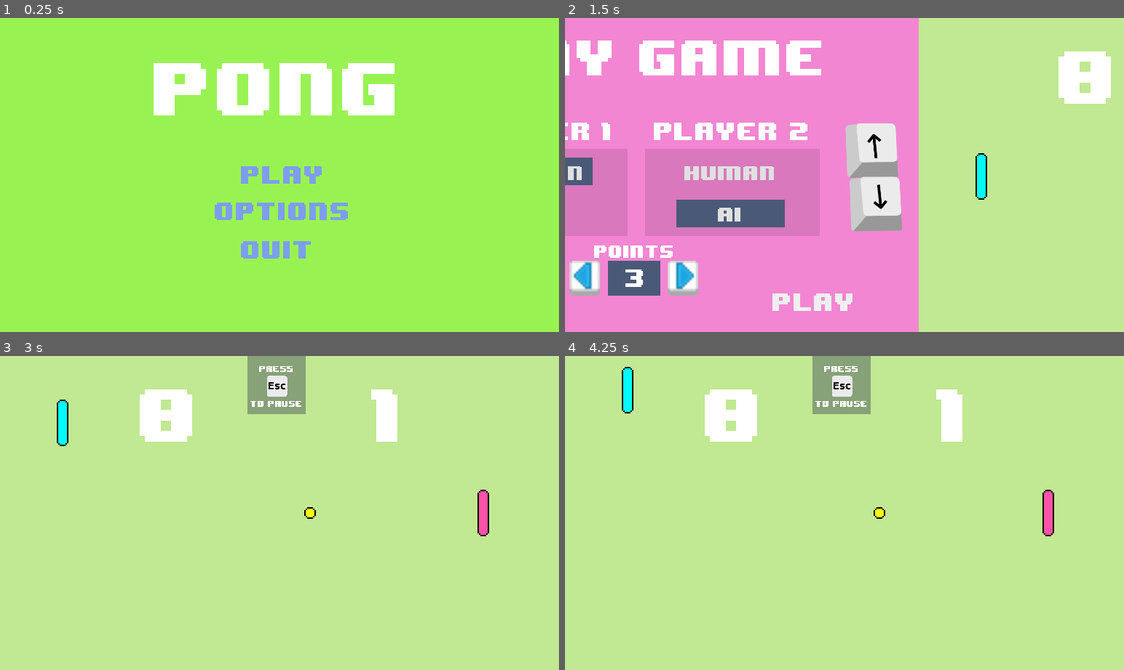
Above: before the commit, frames 1-4 (two rows, left to right).
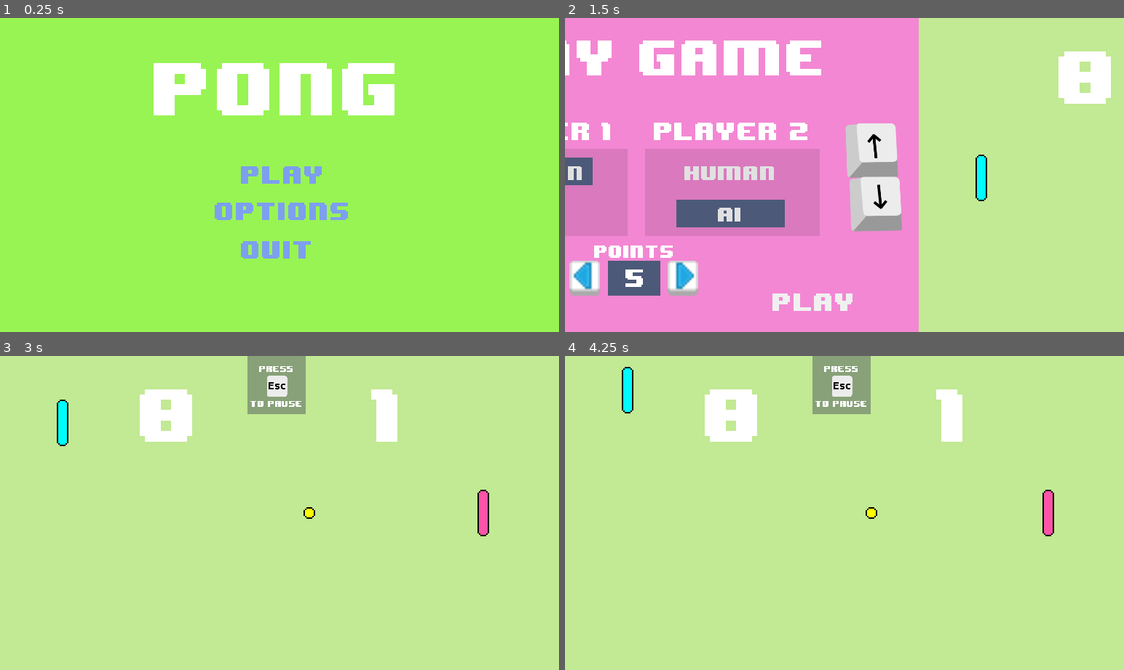
Above: after the commit, the same moments.

Repository: paolobb4/YAPC
Game: Godot game, scene res://scn/Menu.tscn
Same seed, same stepped clock (60 frames per second), same inputs: the game is played once before the commit and once after it.
Inputs:
- Up to frame 1 (0.25 s): no input
- Up to frame 2 (1.5 s): click "play" at 0.5 s; click "play" at 1.25 s
- Up to frame 3 (3 s): tap Enter at 2, 2.75 s; hold W (p1_up) 2.03-2.78 s; hold Down (p2_down) 2.03-2.78 s; hold S (p1_down) from 2.78 s (still down); tap Up (p2_up) at 2.85 s
- Up to frame 4 (4.25 s): tap Enter at 3.5 s; release S (p1_down) at 3.53 s; hold W (p1_up) from 3.53 s (still down); hold Down (p2_down) from 3.53 s (still down)

The runs differ from the first frame. In frame 2, less than 0.1% of the frame differs, in the area x 10-76%, y 43-84%; in frame 3, less than 0.1%; in frame 4, 0.1%, in the area x 53-58%, y 48-52%.

Commit message:
Polish Win Panel, add rand to palette position reset, set default volume lower, set default points to 5

Diff:
--- a/project.godot
+++ b/project.godot
@@ -36,7 +36,12 @@
 p2_down=[ Object(InputEventKey,"resource_local_to_scene":false,"resource_name":"","device":0,"alt":false,"shift":false,"control":false,"meta":false,"command":false,"pressed":false,"scancode":16777234,"unicode":0,"echo":false,"script":null)
  ]
 
+[physics]
+
+common/physics_fps=360
+
 [rendering]
 
+quality/intended_usage/framebuffer_allocation=0
 quality/filters/use_nearest_mipmap_filter=true
 environment/default_environment="res://default_env.tres"
--- a/scn/Ball.tscn
+++ b/scn/Ball.tscn
@@ -2,7 +2,7 @@
 
 [ext_resource path="res://scn/ball.gd" type="Script" id=1]
 [ext_resource path="res://assets/sfx_menu_move4.wav" type="AudioStream" id=2]
-[ext_resource path="res://assets/sfx_sounds_damage3.wav" type="AudioStream" id=3]
+[ext_resource path="res://assets/sfx_sound_neutral11.wav" type="AudioStream" id=3]
 [ext_resource path="res://assets/ball.png" type="Texture" id=4]
 
 [sub_resource type="RectangleShape2D" id=1]
--- a/scn/Game.tscn
+++ b/scn/Game.tscn
@@ -1,8 +1,8 @@
 [gd_scene load_steps=9 format=2]
 
 [ext_resource path="res://scn/game.gd" type="Script" id=1]
-[ext_resource path="res://assets/Pause Sounds/sfx_sounds_pause2_in.wav" type="AudioStream" id=2]
-[ext_resource path="res://assets/Pause Sounds/sfx_sounds_pause2_out.wav" type="AudioStream" id=3]
+[ext_resource path="res://assets/sfx_sounds_pause2_in.wav" type="AudioStream" id=2]
+[ext_resource path="res://assets/sfx_sounds_pause2_out.wav" type="AudioStream" id=3]
 [ext_resource path="res://assets/8-BIT WONDER.TTF" type="DynamicFontData" id=4]
 [ext_resource path="res://scn/Ball.tscn" type="PackedScene" id=5]
 [ext_resource path="res://scn/Palette.tscn" type="PackedScene" id=6]
@@ -43,7 +43,7 @@
 font_data = ExtResource( 4 )
 _sections_unfolded = [ "Font", "Font/fallback", "Settings" ]
 
-[node name="Game" type="Node2D"]
+[node name="Game" type="Node2D" index="0"]
 
 script = ExtResource( 1 )
 _sections_unfolded = [ "Pause", "Transform" ]
@@ -147,6 +147,7 @@
 [node name="Player_1" parent="." index="5" instance=ExtResource( 6 )]
 
 position = Vector2( 43, 109 )
+ai_sight = 2
 ai_miss_chance = 40
 ai_hold = 0.35
 
@@ -155,6 +156,7 @@
 position = Vector2( 332, 108 )
 _sections_unfolded = [ "Transform" ]
 ai = true
+ai_sight = 2
 ai_miss_chance = 30
 ai_hold = 0.4
 
--- a/scn/Menu.tscn
+++ b/scn/Menu.tscn
@@ -449,7 +449,35 @@
 anti_aliasing = true
 anti_aliasing_size = 1
 
-[node name="Menu" type="Node2D" index="0"]
+[sub_resource type="StyleBoxFlat" id=20]
+
+content_margin_left = -1.0
+content_margin_right = -1.0
+content_margin_top = -1.0
+content_margin_bottom = -1.0
+bg_color = Color( 0.370392, 0.894531, 0.877624, 1 )
+draw_center = true
+border_width_left = 0
+border_width_top = 0
+border_width_right = 0
+border_width_bottom = 0
+border_color = Color( 0.8, 0.8, 0.8, 1 )
+border_blend = false
+corner_radius_top_left = 0
+corner_radius_top_right = 0
+corner_radius_bottom_right = 0
+corner_radius_bottom_left = 0
+corner_detail = 8
+expand_margin_left = 0.0
+expand_margin_right = 0.0
+expand_margin_top = 0.0
+expand_margin_bottom = 0.0
+shadow_color = Color( 0, 0, 0, 0.6 )
+shadow_size = 0
+anti_aliasing = true
+anti_aliasing_size = 1
+
+[node name="Menu" type="Node2D"]
 
 pause_mode = 2
 script = ExtResource( 1 )
@@ -734,7 +762,7 @@
 max_value = 0.0
 step = 10.0
 page = 0.0
-value = 0.0
+value = -20.0
 exp_edit = false
 rounded = false
 editable = true
@@ -796,6 +824,7 @@
 [node name="Play Game" type="Panel" parent="." index="4"]
 
 pause_mode = 2
+editor/display_folded = true
 anchor_left = 0.0
 anchor_top = 0.0
 anchor_right = 0.0
@@ -1137,6 +1166,7 @@
 
 [node name="points" type="Panel" parent="Play Game" index="3"]
 
+editor/display_folded = true
 anchor_left = 0.0
 anchor_top = 0.0
 anchor_right = 0.0
@@ -1194,8 +1224,8 @@
 mouse_default_cursor_shape = 0
 size_flags_horizontal = 1
 size_flags_vertical = 4
-custom_fonts/font = SubResource( 19 )
-text = "3"
+custom_fonts/font = SubResource( 17 )
+text = "5"
 align = 1
 valign = 1
 percent_visible = 1.0
@@ -1475,6 +1505,7 @@
 
 [node name="Win Panel" type="Panel" parent="." index="8"]
 
+editor/display_folded = true
 anchor_left = 0.0
 anchor_top = 0.0
 anchor_right = 0.0
@@ -1489,7 +1520,8 @@
 mouse_default_cursor_shape = 0
 size_flags_horizontal = 1
 size_flags_vertical = 1
-_sections_unfolded = [ "Visibility" ]
+custom_styles/panel = SubResource( 20 )
+_sections_unfolded = [ "custom_styles" ]
 
 [node name="player" type="Label" parent="Win Panel" index="0"]
 
@@ -1497,17 +1529,18 @@
 anchor_top = 0.0
 anchor_right = 0.0
 anchor_bottom = 0.0
-margin_left = 56.0
-margin_top = 23.0
-margin_right = 128.0
-margin_bottom = 37.0
+margin_left = 47.0
+margin_top = 22.0
+margin_right = 119.0
+margin_bottom = 36.0
+rect_scale = Vector2( 1.2, 1.2 )
 rect_pivot_offset = Vector2( 0, 0 )
 rect_clip_content = false
 mouse_filter = 2
 mouse_default_cursor_shape = 0
 size_flags_horizontal = 1
 size_flags_vertical = 4
-custom_fonts/font = SubResource( 19 )
+custom_fonts/font = SubResource( 17 )
 text = "Player"
 percent_visible = 1.0
 lines_skipped = 0
@@ -1520,17 +1553,18 @@
 anchor_top = 0.0
 anchor_right = 0.0
 anchor_bottom = 0.0
-margin_left = 142.0
-margin_top = 23.0
-margin_right = 154.0
-margin_bottom = 37.0
+margin_left = 146.0
+margin_top = 22.0
+margin_right = 158.0
+margin_bottom = 36.0
+rect_scale = Vector2( 1.2, 1.2 )
 rect_pivot_offset = Vector2( 0, 0 )
 rect_clip_content = false
 mouse_filter = 2
 mouse_default_cursor_shape = 0
 size_flags_horizontal = 1
 size_flags_vertical = 4
-custom_fonts/font = SubResource( 19 )
+custom_fonts/font = SubResource( 17 )
 text = "1"
 percent_visible = 1.0
 lines_skipped = 0
@@ -1543,17 +1577,18 @@
 anchor_top = 0.0
 anchor_right = 0.0
 anchor_bottom = 0.0
-margin_left = 77.0
-margin_top = 45.0
-margin_right = 125.0
-margin_bottom = 59.0
+margin_left = 73.0
+margin_top = 43.0
+margin_right = 121.0
+margin_bottom = 57.0
+rect_scale = Vector2( 1.2, 1.2 )
 rect_pivot_offset = Vector2( 0, 0 )
 rect_clip_content = false
 mouse_filter = 2
 mouse_default_cursor_shape = 0
 size_flags_horizontal = 1
 size_flags_vertical = 4
-custom_fonts/font = SubResource( 19 )
+custom_fonts/font = SubResource( 17 )
 text = "wins"
 percent_visible = 1.0
 lines_skipped = 0
@@ -1624,32 +1659,32 @@
 
 [connection signal="pressed" from="Main menu/options menu Button" to="AnimationPlayer" method="play" binds= [ "main2opts" ]]
 
+[connection signal="pressed" from="Main menu/quit Button" to="." method="_on_quit_Button_pressed"]
+
 [connection signal="pressed" from="Main menu/quit Button" to="Audio/menu button" method="play"]
 
-[connection signal="pressed" from="Main menu/quit Button" to="." method="_on_quit_Button_pressed"]
+[connection signal="pressed" from="Options menu/fullscreen" to="." method="_on_full_screen_pressed"]
 
 [connection signal="pressed" from="Options menu/fullscreen" to="Audio/menu button" method="play"]
 
-[connection signal="pressed" from="Options menu/fullscreen" to="." method="_on_full_screen_pressed"]
-
 [connection signal="value_changed" from="Options menu/volume" to="." method="_on_volume_changed"]
 
 [connection signal="pressed" from="Options menu/back Button" to="Audio/menu button" method="play"]
 
 [connection signal="pressed" from="Options menu/back Button" to="AnimationPlayer" method="play" binds= [ "opts2main" ]]
 
+[connection signal="pressed" from="Play Game/p1 Panel/human" to="Game" method="set_p1_ai" binds= [ false ]]
+
+[connection signal="pressed" from="Play Game/p1 Panel/human" to="Play Game/p1 Panel/h_panel" method="show"]
+
 [connection signal="pressed" from="Play Game/p1 Panel/human" to="Play Game/p1 Panel/a_panel" method="hide"]
 
-[connection signal="pressed" from="Play Game/p1 Panel/human" to="Game" method="set_p1_ai" binds= [ false ]]
-
-[connection signal="pressed" from="Play Game/p1 Panel/human" to="Play Game/p1 Panel/h_panel" method="show"]
+[connection signal="pressed" from="Play Game/p1 Panel/ai" to="Game" method="set_p1_ai" binds= [ true ]]
+
+[connection signal="pressed" from="Play Game/p1 Panel/ai" to="Play Game/p1 Panel/h_panel" method="hide"]
 
 [connection signal="pressed" from="Play Game/p1 Panel/ai" to="Play Game/p1 Panel/a_panel" method="show"]
 
-[connection signal="pressed" from="Play Game/p1 Panel/ai" to="Game" method="set_p1_ai" binds= [ true ]]
-
-[connection signal="pressed" from="Play Game/p1 Panel/ai" to="Play Game/p1 Panel/h_panel" method="hide"]
-
 [connection signal="pressed" from="Play Game/p2 Panel/human" to="Game" method="set_p2_ai" binds= [ false ]]
 
 [connection signal="pressed" from="Play Game/p2 Panel/human" to="Play Game/p2 Panel/h_panel" method="show"]
@@ -1662,14 +1697,14 @@
 
 [connection signal="pressed" from="Play Game/p2 Panel/ai" to="Play Game/p2 Panel/a_panel" method="show"]
 
+[connection signal="pressed" from="Play Game/points/decrease" to="." method="_on_decrease_Button_pressed"]
+
 [connection signal="pressed" from="Play Game/points/decrease" to="Audio/menu button" method="play"]
 
-[connection signal="pressed" from="Play Game/points/decrease" to="." method="_on_decrease_Button_pressed"]
+[connection signal="pressed" from="Play Game/points/increase" to="." method="_on_increase_Button_pressed"]
 
 [connection signal="pressed" from="Play Game/points/increase" to="Audio/menu button" method="play"]
 
-[connection signal="pressed" from="Play Game/points/increase" to="." method="_on_increase_Button_pressed"]
-
 [connection signal="pressed" from="Play Game/back Button" to="Audio/menu button" method="play"]
 
 [connection signal="pressed" from="Play Game/back Button" to="AnimationPlayer" method="play" binds= [ "play2main" ]]
--- a/scn/ball.gd
+++ b/scn/ball.gd
@@ -12,7 +12,7 @@
 	screensize = get_viewport_rect().size
 
 
-func _process(delta):
+func _physics_process(delta):
 	position += direction * speed * delta
 	if position.x < 0:
 		position = screensize / 2
--- a/scn/game.gd
+++ b/scn/game.gd
@@ -3,7 +3,7 @@
 
 signal win(pl)
 var paused
-var points = 3
+var points = 5
 
 
 func _ready():
@@ -51,8 +51,12 @@
 func reset():
 	$Ball.position = Vector2(192, 108)
 	$Ball.direction = Vector2(-1, 0)
-	$Player_1.position.y = 109
-	$Player_2.position.y = 108
+	if (randi()%2):
+		$Player_1.position.y = 108 - (randi()%2)
+		$Player_2.position.y = 109 + (randi()%2)
+	else:
+		$Player_1.position.y = 109 + (randi()%2)
+		$Player_2.position.y = 108 - (randi()%2)
 
 	$score_left.text = '0'
 	$score_right.text = '0'
--- a/scn/menu.gd
+++ b/scn/menu.gd
@@ -3,6 +3,7 @@
 
 func _ready():
 	get_tree().paused = true
+	AudioServer.set_bus_volume_db(0, -20)
 
 
 func _process(delta):
@@ -53,4 +54,9 @@
 
 func _on_Game_win(pl):
 	$"Win Panel/number".text = pl
+	if pl == '1':
+		$"Win Panel".get("custom_styles/panel").bg_color = Color("5ee4df")
+	else:
+		$"Win Panel".get("custom_styles/panel").bg_color = Color("ee8adc")
+
 	$"Win Panel".show()
--- a/scn/palette.gd
+++ b/scn/palette.gd
@@ -21,7 +21,7 @@
 		$Sprite.region_rect.position.x = size.x
 
 
-func _process(delta):
+func _physics_process(delta):
 	if ai:
 		ai_process(delta)
 	else:
Not shown: 8 places in scn/Menu.tscn that only renumber resources
